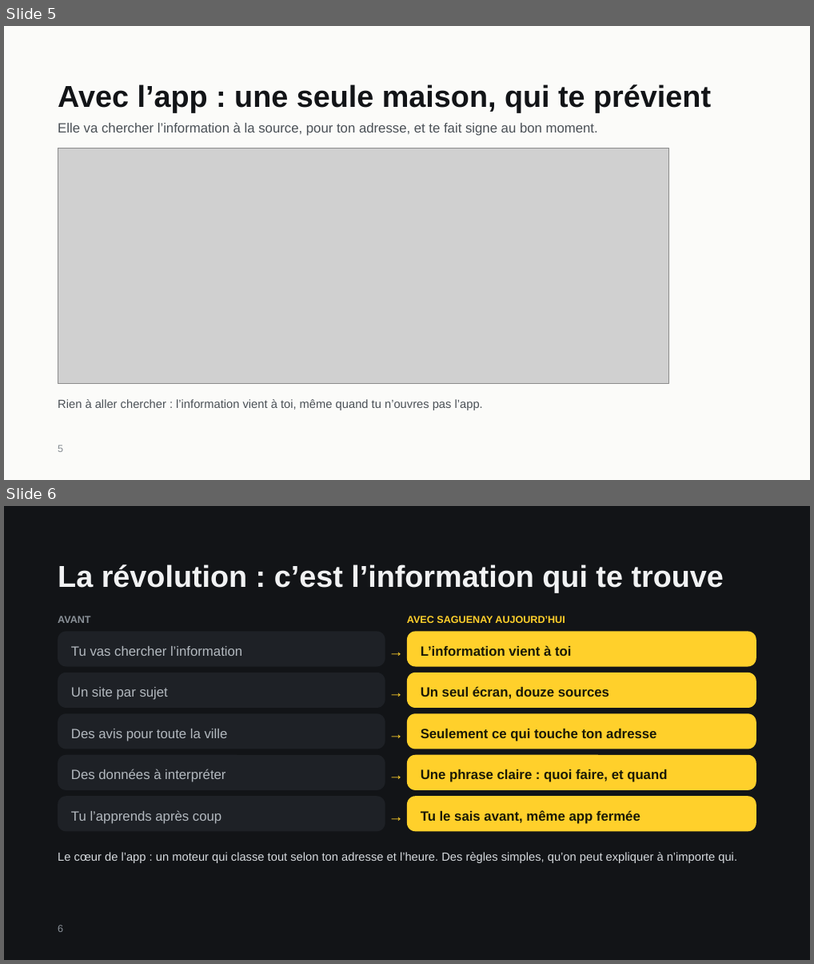
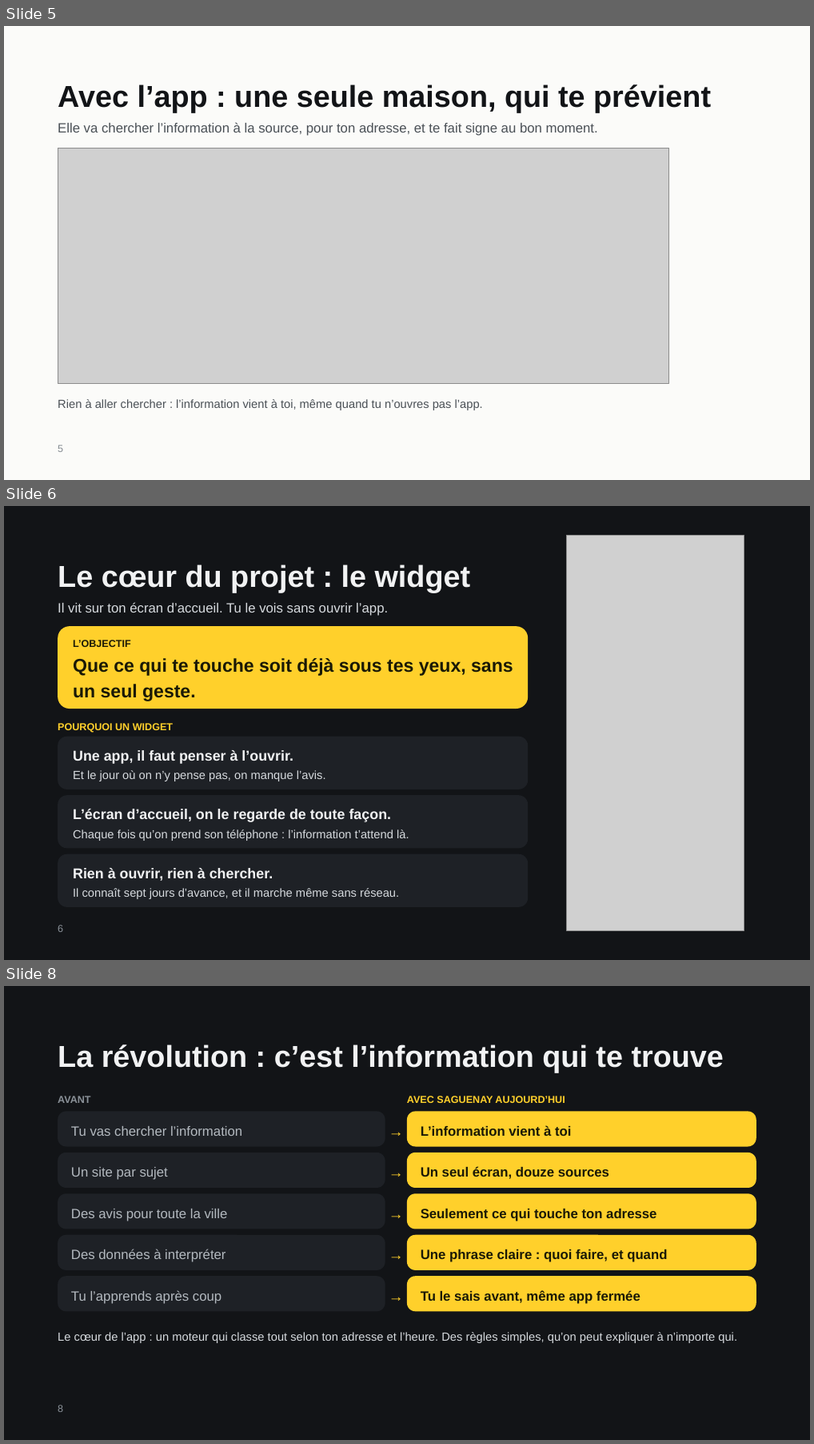
Before and after one commit to gotflo/saguenay_aujourdhui, a slide deck: Saguenay-Aujourdhui.pptx. Shown one above the other, each under a label of ours: slides 5 and 6 before the commit, slides 5, 6 and 8 after it; the slides between them are not shown. The pictures are 814x964 and 814x1444 pixels, drawn with LibreOffice and Linux fonts; fonts in the diff are those of the drawing; grey boxes stand for pictures. Boxes give left, top, right and bottom in pixels: in the first picture for what was removed or moved away, otherwise in the second. Text is boxed around its words. In the diff, an @@ line names an element or a change of style, - is before the commit and + after.

Commit message:
La démo et le PowerPoint disent la même chose que la vidéo
Le problème et l'objectif expliqués, le chiffre de l'eau recalculé sur la carte de la Ville, le widget au centre, la chronologie refaite. Sur téléphone, la page ne glisse plus sur le côté.

```diff
--- a/Saguenay-Aujourdhui.pptx
+++ b/Saguenay-Aujourdhui.pptx
@@ slide 6 added at bbox=[4, 506, 810, 960], background #121417 @@
@@ rounded rectangle added at bbox=[563, 532, 750, 935], fill #121417 @@
@@ picture added at bbox=[567, 536, 745, 931] @@
@@ title added at bbox=[58, 564, 471, 592], 36 pt, text #F1F2F3, bold @@
+Le cœur du projet : le widget
@@ text added at bbox=[58, 602, 388, 616], 16 pt, text #D6DADE @@
+Il vit sur ton écran d’accueil. Tu le vois sans ouvrir l’app.
@@ rounded rectangle added at bbox=[58, 626, 529, 708], fill #FFD02B @@
@@ text added at bbox=[73, 640, 131, 647], 12 pt, text #1A1906, bold @@
+L’OBJECTIF
@@ text added at bbox=[73, 658, 514, 701], 22 pt, text #1A1906, bold @@
+Que ce qui te touche soit déjà sous tes yeux, sans un seul geste.
@@ text added at bbox=[58, 723, 173, 732], 12 pt, text #FFD02B, bold @@
+POURQUOI UN WIDGET
@@ rounded rectangle added at bbox=[58, 736, 529, 790], fill #1E2126 @@
@@ text added at bbox=[73, 750, 294, 764], 17 pt, text #F1F2F3, bold @@
+Une app, il faut penser à l’ouvrir.
@@ text added at bbox=[73, 770, 326, 781], 14 pt, text #D6DADE @@
+Et le jour où on n’y pense pas, on manque l’avis.
@@ rounded rectangle added at bbox=[58, 795, 529, 848], fill #1E2126 @@
@@ text added at bbox=[73, 808, 392, 822], 17 pt, text #F1F2F3, bold @@
+L’écran d’accueil, on le regarde de toute façon.
@@ text added at bbox=[73, 829, 410, 840], 14 pt, text #D6DADE @@
+Chaque fois qu’on prend son téléphone : l’information t’attend là.
@@ rounded rectangle added at bbox=[58, 854, 529, 907], fill #1E2126 @@
@@ text added at bbox=[73, 868, 273, 880], 17 pt, text #F1F2F3, bold @@
+Rien à ouvrir, rien à chercher.
@@ text added at bbox=[73, 888, 399, 899], 14 pt, text #D6DADE @@
+Il connaît sept jours d’avance, et il marche même sans réseau.
@@ page number added at bbox=[58, 924, 63, 932], 12 pt, text #8A9198 @@
+6
@@ what was slide 6 is now slide 8 @@
```
Also in this commit, not shown: 5 slides changed, 1 slide removed, 1 other file.
